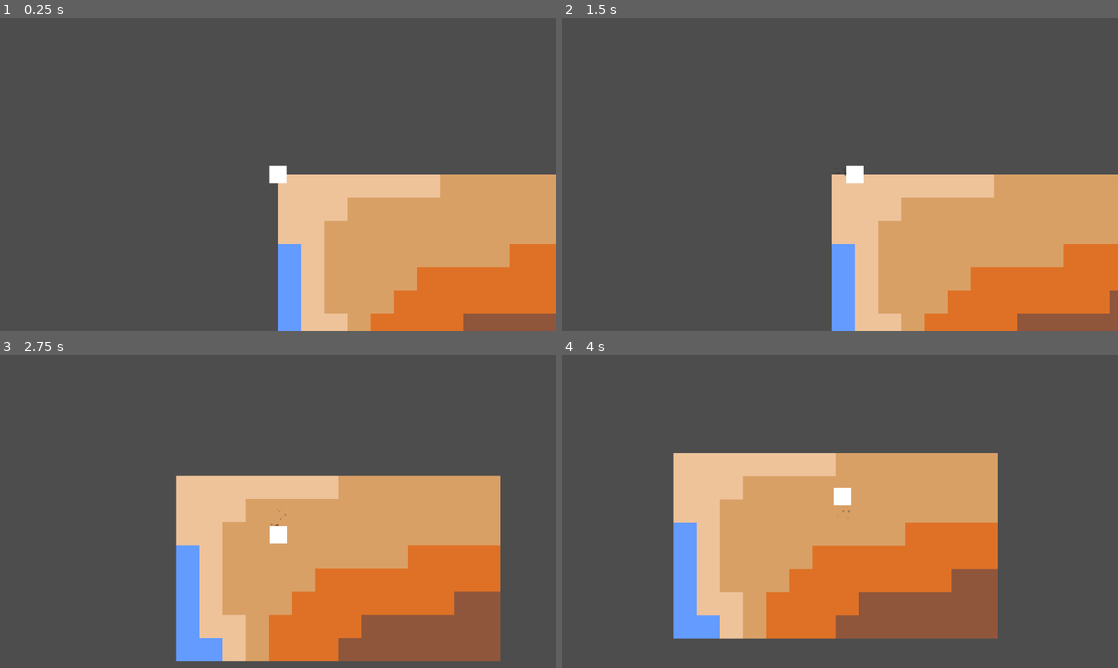
Above: before the commit, frames 1-4 (two rows, left to right).
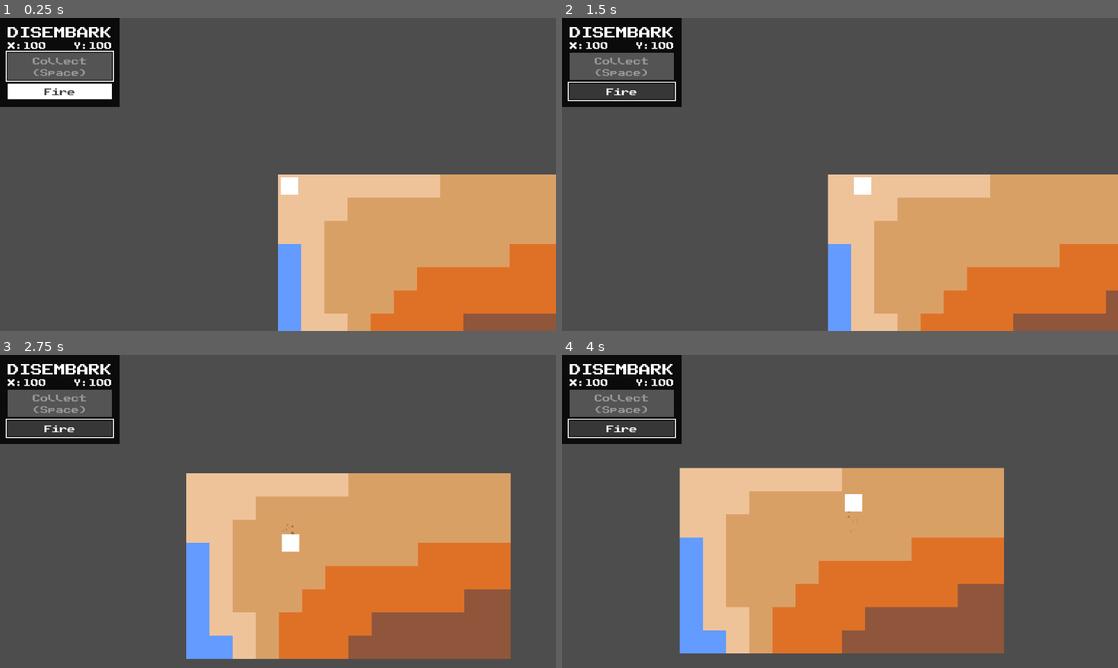
Above: after the commit, the same moments.

Repository: late-parrot/tsa-video-game-design-2026
Game: Godot game, scene res://scenes/main.tscn
Same seed, same stepped clock (60 frames per second), same inputs: the game is played once before the commit and once after it.
Inputs (mouse positions are in pixels of both pictures, inside the frame that each line leads up to):
- Up to frame 1 (0.25 s): no input
- Up to frame 2 (1.5 s): click (623, 89) at 0.5 s, where only the run after the commit has a clickable "Fire"; tap Enter at 1.25 s; hold Right (right) from 1.28 s (still down)
- Up to frame 3 (2.75 s): release Right (right) at 2.03 s; hold Down (down) from 2.03 s (still down)
- Up to frame 4 (4 s): release Down (down) at 2.78 s; hold Right (right) 2.78-3.53 s; hold Up (up) from 3.53 s (still down)

The runs differ from the first frame. In frame 1, 4.9% of the frame differs, in the area x 0-54%, y 0-57%; in frame 2, 5.3%; in frame 3, 11%; in frame 4, 17%, in the area x 0-80%, y 0-96%.

Commit message:
Change file structure, update theme

Diff:
--- a/resources/theme.tres
+++ b/resources/theme.tres
@@ -42,8 +42,118 @@
 content_margin_bottom = 8.0
 bg_color = Color(0.21484375, 0.21484375, 0.21484375, 1)
 
+[sub_resource type="StyleBoxFlat" id="StyleBoxFlat_yp2uj"]
+
+[sub_resource type="StyleBoxFlat" id="StyleBoxFlat_dhnw2"]
+bg_color = Color(1, 1, 1, 1)
+
+[sub_resource type="StyleBoxFlat" id="StyleBoxFlat_iojti"]
+bg_color = Color(1, 1, 1, 1)
+
+[sub_resource type="StyleBoxFlat" id="StyleBoxFlat_udp68"]
+border_width_top = 4
+border_width_bottom = 4
+border_color = Color(0.21568628, 0.21568628, 0.21568628, 1)
+
+[sub_resource type="StyleBoxFlat" id="StyleBoxFlat_vidcg"]
+
+[sub_resource type="StyleBoxFlat" id="StyleBoxFlat_1bvpa"]
+bg_color = Color(1, 1, 1, 1)
+
+[sub_resource type="StyleBoxFlat" id="StyleBoxFlat_60yue"]
+draw_center = false
+border_width_top = 4
+border_width_bottom = 4
+border_color = Color(0.21568628, 0.21568628, 0.21568628, 1)
+
+[sub_resource type="StyleBoxFlat" id="StyleBoxFlat_iehnn"]
+draw_center = false
+border_width_left = 2
+border_width_top = 2
+border_width_right = 2
+border_width_bottom = 2
+border_color = Color(1, 1, 1, 1)
+expand_margin_left = 4.0
+expand_margin_top = 4.0
+expand_margin_right = 4.0
+expand_margin_bottom = 4.0
+
+[sub_resource type="StyleBoxFlat" id="StyleBoxFlat_t7onf"]
+content_margin_left = 8.0
+content_margin_top = 8.0
+content_margin_right = 8.0
+content_margin_bottom = 8.0
+bg_color = Color(0.21484375, 0.21484375, 0.21484375, 1)
+
+[sub_resource type="StyleBoxFlat" id="StyleBoxFlat_ouajo"]
+content_margin_left = 8.0
+content_margin_top = 8.0
+content_margin_right = 8.0
+content_margin_bottom = 8.0
+bg_color = Color(0.328125, 0.328125, 0.328125, 1)
+
 [sub_resource type="StyleBoxFlat" id="StyleBoxFlat_7ct1h"]
 bg_color = Color(0, 0, 0, 0.8509804)
+
+[sub_resource type="StyleBoxFlat" id="StyleBoxFlat_j5sbq"]
+content_margin_left = 4.0
+content_margin_top = 4.0
+content_margin_right = 4.0
+content_margin_bottom = 4.0
+bg_color = Color(0.21568628, 0.21568628, 0.21568628, 1)
+
+[sub_resource type="StyleBoxFlat" id="StyleBoxFlat_lbyuf"]
+
+[sub_resource type="StyleBoxFlat" id="StyleBoxFlat_ogd5j"]
+draw_center = false
+border_width_left = 2
+border_width_top = 2
+border_width_right = 2
+border_width_bottom = 2
+border_color = Color(1, 1, 1, 1)
+expand_margin_left = 4.0
+expand_margin_top = 4.0
+expand_margin_right = 4.0
+expand_margin_bottom = 4.0
+
+[sub_resource type="StyleBoxFlat" id="StyleBoxFlat_5vjy4"]
+content_margin_left = 8.0
+content_margin_top = 8.0
+content_margin_right = 8.0
+content_margin_bottom = 8.0
+bg_color = Color(0.21484375, 0.21484375, 0.21484375, 1)
+
+[sub_resource type="StyleBoxFlat" id="StyleBoxFlat_x5jkt"]
+content_margin_left = 8.0
+content_margin_top = 8.0
+content_margin_right = 8.0
+content_margin_bottom = 8.0
+bg_color = Color(0.328125, 0.328125, 0.328125, 1)
+
+[sub_resource type="StyleBoxFlat" id="StyleBoxFlat_571rs"]
+
+[sub_resource type="StyleBoxFlat" id="StyleBoxFlat_ynyh7"]
+bg_color = Color(1, 1, 1, 1)
+
+[sub_resource type="StyleBoxFlat" id="StyleBoxFlat_650ll"]
+bg_color = Color(1, 1, 1, 1)
+
+[sub_resource type="StyleBoxFlat" id="StyleBoxFlat_bgkpm"]
+draw_center = false
+border_width_left = 4
+border_width_right = 4
+border_color = Color(0.21568628, 0.21568628, 0.21568628, 1)
+
+[sub_resource type="StyleBoxFlat" id="StyleBoxFlat_wxp6s"]
+
+[sub_resource type="StyleBoxFlat" id="StyleBoxFlat_lwgk7"]
+bg_color = Color(1, 1, 1, 1)
+
+[sub_resource type="StyleBoxFlat" id="StyleBoxFlat_jq4af"]
+draw_center = false
+border_width_left = 4
+border_width_right = 4
+border_color = Color(0.21568628, 0.21568628, 0.21568628, 1)
 
 [resource]
 default_font = ExtResource("1_d4nwg")
@@ -56,9 +166,31 @@
 Button/styles/normal = SubResource("StyleBoxFlat_d4nwg")
 Button/styles/pressed = SubResource("StyleBoxFlat_owntx")
 HBoxContainer/constants/separation = 8
+HScrollBar/styles/grabber = SubResource("StyleBoxFlat_yp2uj")
+HScrollBar/styles/grabber_highlight = SubResource("StyleBoxFlat_dhnw2")
+HScrollBar/styles/grabber_pressed = SubResource("StyleBoxFlat_iojti")
+HScrollBar/styles/scroll = SubResource("StyleBoxFlat_udp68")
+HSlider/styles/grabber_area = SubResource("StyleBoxFlat_vidcg")
+HSlider/styles/grabber_area_highlight = SubResource("StyleBoxFlat_1bvpa")
+HSlider/styles/slider = SubResource("StyleBoxFlat_60yue")
+LineEdit/styles/focus = SubResource("StyleBoxFlat_iehnn")
+LineEdit/styles/normal = SubResource("StyleBoxFlat_t7onf")
+LineEdit/styles/read_only = SubResource("StyleBoxFlat_ouajo")
 MarginContainer/constants/margin_bottom = 16
 MarginContainer/constants/margin_left = 16
 MarginContainer/constants/margin_right = 16
 MarginContainer/constants/margin_top = 16
 PanelContainer/styles/panel = SubResource("StyleBoxFlat_7ct1h")
+ProgressBar/styles/background = SubResource("StyleBoxFlat_j5sbq")
+ProgressBar/styles/fill = SubResource("StyleBoxFlat_lbyuf")
+TextEdit/styles/focus = SubResource("StyleBoxFlat_ogd5j")
+TextEdit/styles/normal = SubResource("StyleBoxFlat_5vjy4")
+TextEdit/styles/read_only = SubResource("StyleBoxFlat_x5jkt")
 VBoxContainer/constants/separation = 8
+VScrollBar/styles/grabber = SubResource("StyleBoxFlat_571rs")
+VScrollBar/styles/grabber_highlight = SubResource("StyleBoxFlat_ynyh7")
+VScrollBar/styles/grabber_pressed = SubResource("StyleBoxFlat_650ll")
+VScrollBar/styles/scroll = SubResource("StyleBoxFlat_bgkpm")
+VSlider/styles/grabber_area = SubResource("StyleBoxFlat_wxp6s")
+VSlider/styles/grabber_area_highlight = SubResource("StyleBoxFlat_lwgk7")
+VSlider/styles/slider = SubResource("StyleBoxFlat_jq4af")
--- a/scenes/disembark.tscn
+++ b/scenes/disembark/disembark.tscn
@@ -1,9 +1,12 @@
-[gd_scene load_steps=3 format=4 uid="uid://cxc0xvkwttx7e"]
+[gd_scene load_steps=5 format=4 uid="uid://cxc0xvkwttx7e"]
 
+[ext_resource type="Script" uid="uid://gulysnox8go7" path="res://scripts/disembark/disembark.gd" id="1_5rhh4"]
 [ext_resource type="TileSet" uid="uid://de2seuuxgrqll" path="res://resources/basic-tileset.tres" id="1_ouoik"]
-[ext_resource type="PackedScene" uid="uid://da82tphw0tws7" path="res://scenes/disembark_player.tscn" id="2_o8x53"]
+[ext_resource type="PackedScene" uid="uid://da82tphw0tws7" path="res://scenes/disembark/player.tscn" id="2_o8x53"]
+[ext_resource type="PackedScene" uid="uid://cwr2scwm7o16e" path="res://scenes/disembark/overlay.tscn" id="3_o8x53"]
 
 [node name="Disembark" type="Node2D"]
+script = ExtResource("1_5rhh4")
 
 [node name="TileMapLayer" type="TileMapLayer" parent="."]
 tile_map_data = PackedByteArray("AAABAAEAAAADAAAAAAABAAIAAAADAAAAAAABAAMAAAADAAAAAAABAAQAAAADAAAAAAACAAEAAAADAAAAAAACAA …(1712 unchanged characters)…
@@ -14,3 +17,7 @@
 [node name="Camera2D" type="Camera2D" parent="DisembarkPlayer"]
 zoom = Vector2(3, 3)
 position_smoothing_enabled = true
+
+[node name="UI" type="CanvasLayer" parent="."]
+
+[node name="DisembarkOverlay" parent="UI" instance=ExtResource("3_o8x53")]
--- /dev/null
+++ b/scenes/disembark/laser.tscn
@@ -0,0 +1,18 @@
+[gd_scene load_steps=3 format=3 uid="uid://dhin4gmpyeehr"]
+
+[sub_resource type="CircleShape2D" id="CircleShape2D_v2bl1"]
+radius = 2.0
+
+[sub_resource type="SphereMesh" id="SphereMesh_h7xbw"]
+radius = 2.0
+height = 4.0
+
+[node name="DisembarkLaser" type="Area2D"]
+
+[node name="CollisionShape2D" type="CollisionShape2D" parent="."]
+shape = SubResource("CircleShape2D_v2bl1")
+
+[node name="Sprite2D" type="Sprite2D" parent="."]
+
+[node name="MeshInstance2D" type="MeshInstance2D" parent="Sprite2D"]
+mesh = SubResource("SphereMesh_h7xbw")
--- /dev/null
+++ b/scenes/disembark/overlay.tscn
@@ -0,0 +1,68 @@
+[gd_scene load_steps=7 format=3 uid="uid://cwr2scwm7o16e"]
+
+[ext_resource type="Theme" uid="uid://di0u5lyy4etar" path="res://resources/theme.tres" id="1_sw8x2"]
+[ext_resource type="Script" uid="uid://dirf1x85aa1hf" path="res://scripts/start_with_focus.gd" id="2_p7tpy"]
+
+[sub_resource type="LabelSettings" id="LabelSettings_ecthq"]
+font_size = 24
+
+[sub_resource type="LabelSettings" id="LabelSettings_h2hsg"]
+
+[sub_resource type="InputEventAction" id="InputEventAction_a61oy"]
+action = &"land"
+
+[sub_resource type="Shortcut" id="Shortcut_j4mfo"]
+events = [SubResource("InputEventAction_a61oy")]
+
+[node name="DisembarkOverlay" type="Control"]
+layout_mode = 3
+anchors_preset = 15
+anchor_right = 1.0
+anchor_bottom = 1.0
+grow_horizontal = 2
+grow_vertical = 2
+theme = ExtResource("1_sw8x2")
+
+[node name="Container" type="PanelContainer" parent="."]
+layout_mode = 1
+offset_right = 248.0
+offset_bottom = 184.0
+
+[node name="MarginContainer" type="MarginContainer" parent="Container"]
+layout_mode = 2
+
+[node name="VBoxContainer" type="VBoxContainer" parent="Container/MarginContainer"]
+layout_mode = 2
+
+[node name="Label" type="Label" parent="Container/MarginContainer/VBoxContainer"]
+layout_mode = 2
+size_flags_horizontal = 3
+text = "Disembark"
+label_settings = SubResource("LabelSettings_ecthq")
+uppercase = true
+
+[node name="XY" type="HBoxContainer" parent="Container/MarginContainer/VBoxContainer"]
+layout_mode = 2
+
+[node name="X" type="Label" parent="Container/MarginContainer/VBoxContainer/XY"]
+layout_mode = 2
+size_flags_horizontal = 3
+text = "X:100"
+label_settings = SubResource("LabelSettings_h2hsg")
+
+[node name="Y" type="Label" parent="Container/MarginContainer/VBoxContainer/XY"]
+layout_mode = 2
+text = "Y:100"
+
+[node name="Collect" type="Button" parent="Container/MarginContainer/VBoxContainer"]
+layout_mode = 2
+disabled = true
+shortcut = SubResource("Shortcut_j4mfo")
+text = "Collect
+(Space)"
+script = ExtResource("2_p7tpy")
+
+[node name="Fire" type="Button" parent="Container/MarginContainer/VBoxContainer"]
+layout_mode = 2
+text = "Fire
+"
--- a/scenes/disembark_player.tscn
+++ b/scenes/disembark/player.tscn
@@ -1,9 +1,9 @@
 [gd_scene load_steps=12 format=3 uid="uid://da82tphw0tws7"]
 
-[ext_resource type="Script" uid="uid://boupqffjpp1kj" path="res://scripts/disembark_player.gd" id="1_151jb"]
+[ext_resource type="Script" uid="uid://boupqffjpp1kj" path="res://scripts/disembark/player.gd" id="1_jtk2v"]
 
 [sub_resource type="CircleShape2D" id="CircleShape2D_151jb"]
-radius = 7.0000005
+radius = 7.0
 
 [sub_resource type="Gradient" id="Gradient_efpyd"]
 colors = PackedColorArray(1, 1, 1, 1, 1, 1, 1, 1)
@@ -40,25 +40,24 @@
 
 [sub_resource type="GradientTexture2D" id="GradientTexture2D_efpyd"]
 gradient = SubResource("Gradient_151jb")
-width = 16
-height = 16
+width = 12
+height = 12
 
 [node name="DisembarkPlayer" type="CharacterBody2D"]
-script = ExtResource("1_151jb")
+script = ExtResource("1_jtk2v")
 
 [node name="CollisionShape2D" type="CollisionShape2D" parent="."]
-position = Vector2(-4.7683716e-07, 0)
+position = Vector2(7.9999995, 8)
 shape = SubResource("CircleShape2D_151jb")
 
 [node name="Treads" type="GPUParticles2D" parent="."]
 modulate = Color(0, 0, 0, 0.38431373)
-position = Vector2(-4.7683716e-07, 0)
+position = Vector2(7.9999995, 8)
 amount = 16
 texture = SubResource("GradientTexture2D_178ay")
 lifetime = 0.2
 process_material = SubResource("ParticleProcessMaterial_efpyd")
 
 [node name="Sprite2D" type="Sprite2D" parent="."]
-position = Vector2(-1.4305115e-06, 4.7683716e-07)
-scale = Vector2(0.75000006, 0.75)
+position = Vector2(7.9999986, 8)
 texture = SubResource("GradientTexture2D_efpyd")
--- a/scenes/main.tscn
+++ b/scenes/main.tscn
@@ -1,6 +1,6 @@
 [gd_scene load_steps=2 format=3 uid="uid://b3gh8l0hv0i6g"]
 
-[ext_resource type="PackedScene" uid="uid://cxc0xvkwttx7e" path="res://scenes/disembark.tscn" id="1_o5qli"]
+[ext_resource type="PackedScene" uid="uid://cxc0xvkwttx7e" path="res://scenes/disembark/disembark.tscn" id="1_o5qli"]
 
 [node name="Main" type="Node2D"]
 
--- a/scenes/maneuver.tscn
+++ b/scenes/maneuver/maneuver.tscn
@@ -1,9 +1,9 @@
 [gd_scene load_steps=16 format=3 uid="uid://dwsidhkts8v1c"]
 
-[ext_resource type="PackedScene" uid="uid://c5h2bmcfooygk" path="res://scenes/maneuver_overlay.tscn" id="1_40ujs"]
-[ext_resource type="PackedScene" uid="uid://gvgpvaqcuuwx" path="res://scenes/maneuver_player.tscn" id="1_le8cj"]
-[ext_resource type="Script" uid="uid://bi7r77pycujcw" path="res://scripts/maneuver_planet.gd" id="1_n7xhb"]
-[ext_resource type="Script" uid="uid://bxii1evga2wvq" path="res://scripts/maneuver.gd" id="1_ytq0j"]
+[ext_resource type="PackedScene" uid="uid://c5h2bmcfooygk" path="res://scenes/maneuver/overlay.tscn" id="1_40ujs"]
+[ext_resource type="PackedScene" uid="uid://gvgpvaqcuuwx" path="res://scenes/maneuver/player.tscn" id="1_le8cj"]
+[ext_resource type="Script" uid="uid://bi7r77pycujcw" path="res://scripts/maneuver/planet.gd" id="1_n7xhb"]
+[ext_resource type="Script" uid="uid://bxii1evga2wvq" path="res://scripts/maneuver/maneuver.gd" id="1_ytq0j"]
 
 [sub_resource type="CircleShape2D" id="CircleShape2D_40ujs"]
 radius = 512.0
--- a/scenes/maneuver_overlay.tscn
+++ b/scenes/maneuver/overlay.tscn
@@ -1,7 +1,7 @@
 [gd_scene load_steps=8 format=3 uid="uid://c5h2bmcfooygk"]
 
 [ext_resource type="Theme" uid="uid://di0u5lyy4etar" path="res://resources/theme.tres" id="1_7gthf"]
-[ext_resource type="Script" uid="uid://6bcbl4gtihul" path="res://scripts/maneuver_overlay.gd" id="2_a61oy"]
+[ext_resource type="Script" uid="uid://6bcbl4gtihul" path="res://scripts/maneuver/overlay.gd" id="2_a61oy"]
 [ext_resource type="Script" uid="uid://dirf1x85aa1hf" path="res://scripts/start_with_focus.gd" id="2_rn1gq"]
 
 [sub_resource type="LabelSettings" id="LabelSettings_7gthf"]
--- a/scenes/maneuver_player.tscn
+++ b/scenes/maneuver/player.tscn
@@ -1,6 +1,6 @@
 [gd_scene load_steps=11 format=3 uid="uid://gvgpvaqcuuwx"]
 
-[ext_resource type="Script" uid="uid://cae360pe30tai" path="res://scripts/maneuver_player.gd" id="1_xetyd"]
+[ext_resource type="Script" uid="uid://cae360pe30tai" path="res://scripts/maneuver/player.gd" id="1_xetyd"]
 
 [sub_resource type="Gradient" id="Gradient_xetyd"]
 colors = PackedColorArray(1, 1, 1, 1, 1, 1, 1, 1)
--- /dev/null
+++ b/scripts/disembark/disembark.gd
@@ -0,0 +1,11 @@
+extends Node2D
+
+
+# Called when the node enters the scene tree for the first time.
+func _ready() -> void:
+	pass # Replace with function body.
+
+
+# Called every frame. 'delta' is the elapsed time since the previous frame.
+func _process(delta: float) -> void:
+	pass
--- /dev/null
+++ b/scripts/disembark/player.gd
@@ -0,0 +1,47 @@
+extends CharacterBody2D
+
+
+#@export var SPEED = 100.0
+#@export var ACCELERATION = 1000.0
+#@export var FRICTION = 300.0
+#@export var ROTATION_SPEED = 6.0
+#
+#func _physics_process(delta: float) -> void:
+	#var direction := Input.get_vector("left", "right", "up", "down")
+	#if direction:
+		#rotation = rotate_toward(rotation, direction.angle(), ROTATION_SPEED*delta)
+		#if is_equal_approx(rotation, -PI):
+			#rotation = PI
+	#if direction and rotation == direction.angle():
+		#velocity = velocity.move_toward(direction*SPEED, ACCELERATION*delta)
+	#else:
+		#velocity = velocity.move_toward(Vector2.ZERO, FRICTION)
+	#move_and_slide()
+
+#####################
+##  GRID MOVEMENT  ##
+#####################
+
+const TILE_SIZE = 16
+var moving = false
+
+func _physics_process(_delta: float) -> void:
+	if not moving:
+		var d := Input.get_vector("left", "right", "up", "down")
+		# Set the vector to whichever direction is strongest
+		d = Vector2(sign(d.x), 0) if abs(d.x) > abs(d.y) \
+			else Vector2(0, sign(d.y))
+		if d:
+			var collision = move_and_collide(d*TILE_SIZE, true)
+			if collision:
+				return
+			moving = true
+			var tween = create_tween()
+			tween.set_ease(Tween.EASE_IN_OUT)
+			tween.tween_property(self, "position", position+d*TILE_SIZE, 0.1)
+			tween.tween_callback(move_false)
+
+func move_false() -> void:
+	await get_tree().create_timer(0.1).timeout
+	moving = false
+	position = Vector2(16*round(position.x/16), 16*round(position.y/16))
--- a/scripts/disembark_player.gd
+++ /dev/null
@@ -1,47 +0,0 @@
-extends CharacterBody2D
-
-
-@export var SPEED = 100.0
-@export var ACCELERATION = 1000.0
-@export var FRICTION = 300.0
-@export var ROTATION_SPEED = 6.0
-
-func _physics_process(delta: float) -> void:
-	var direction := Input.get_vector("left", "right", "up", "down")
-	if direction:
-		rotation = rotate_toward(rotation, direction.angle(), ROTATION_SPEED*delta)
-		if is_equal_approx(rotation, -PI):
-			rotation = PI
-	if direction and is_equal_approx(rotation, direction.angle()):
-		velocity = velocity.move_toward(direction*SPEED, ACCELERATION*delta)
-	else:
-		velocity = velocity.move_toward(Vector2.ZERO, FRICTION)
-	move_and_slide()
-
-#####################
-##  GRID MOVEMENT  ##
-#####################
-
-#const TILE_SIZE = 16
-#var moving = false
-#
-#func _physics_process(_delta: float) -> void:
-	#if not moving:
-		#var d := Input.get_vector("left", "right", "up", "down")
-		## Set the vector to whichever direction is strongest
-		#d = Vector2(sign(d.x), 0) if abs(d.x) > abs(d.y) \
-			#else Vector2(0, sign(d.y))
-		#if d:
-			#var collision = move_and_collide(d*TILE_SIZE, true)
-			#if collision:
-				#return
-			#moving = true
-			#var tween = create_tween()
-			#tween.set_ease(Tween.EASE_IN_OUT)
-			#tween.tween_property(self, "position", position+d*TILE_SIZE, 0.1)
-			#tween.tween_callback(move_false)
-#
-#func move_false() -> void:
-	#await get_tree().create_timer(0.05).timeout
-	#moving = false
-	#position = Vector2(16*round(position.x/16), 16*round(position.y/16))
Not shown: 1 places in resources/theme.tres that only renumber resources
Not shown, added: scripts/disembark/disembark.gd.uid
Renamed: scripts/disembark_player.gd.uid -> scripts/disembark/player.gd.uid
Renamed: scripts/maneuver.gd -> scripts/maneuver/maneuver.gd
Renamed: scripts/maneuver.gd.uid -> scripts/maneuver/maneuver.gd.uid
Renamed: scripts/maneuver_overlay.gd -> scripts/maneuver/overlay.gd
Renamed: scripts/maneuver_overlay.gd.uid -> scripts/maneuver/overlay.gd.uid
Renamed: scripts/maneuver_planet.gd -> scripts/maneuver/planet.gd
Renamed: scripts/maneuver_planet.gd.uid -> scripts/maneuver/planet.gd.uid
Renamed: scripts/maneuver_player.gd -> scripts/maneuver/player.gd
Renamed: scripts/maneuver_player.gd.uid -> scripts/maneuver/player.gd.uid
